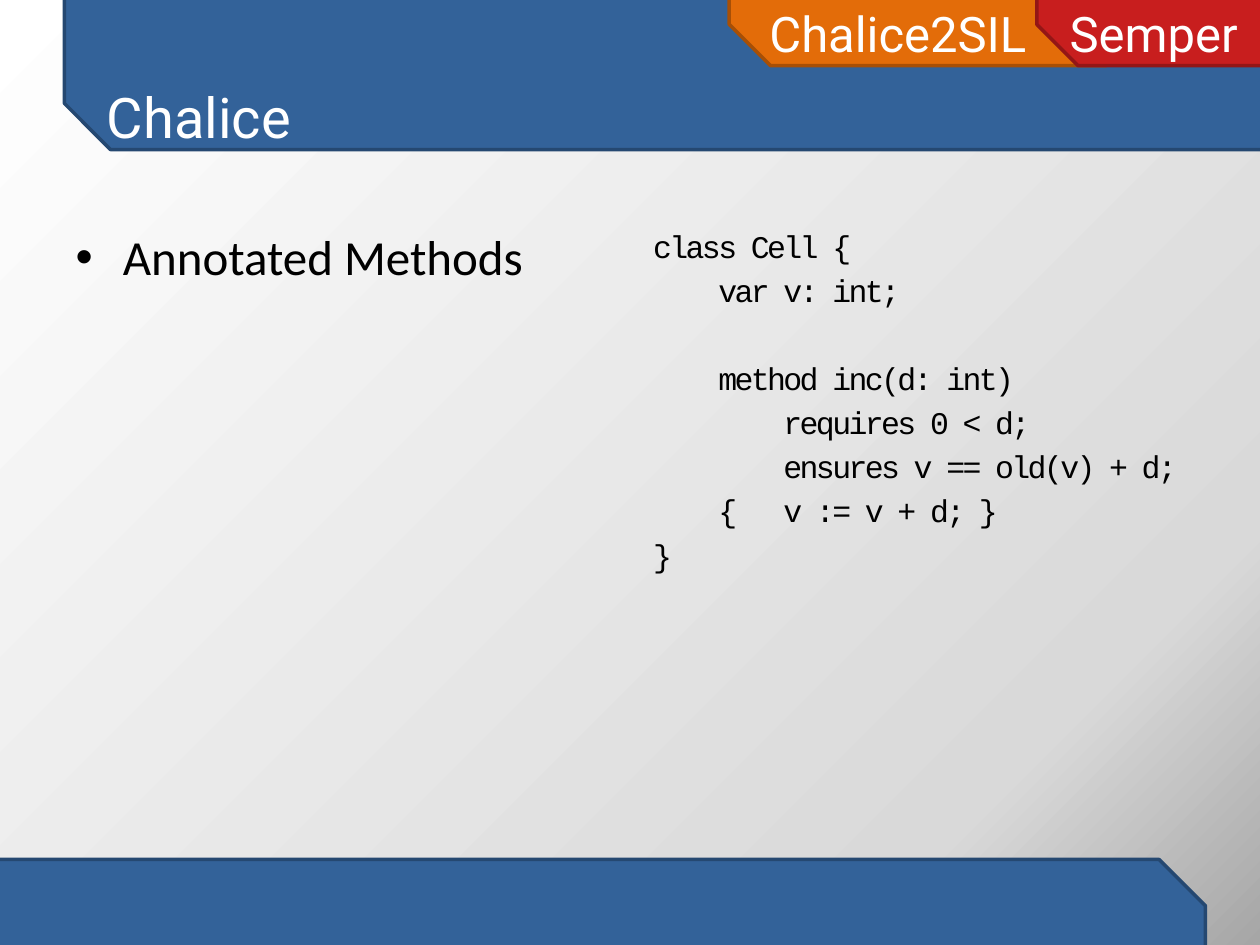
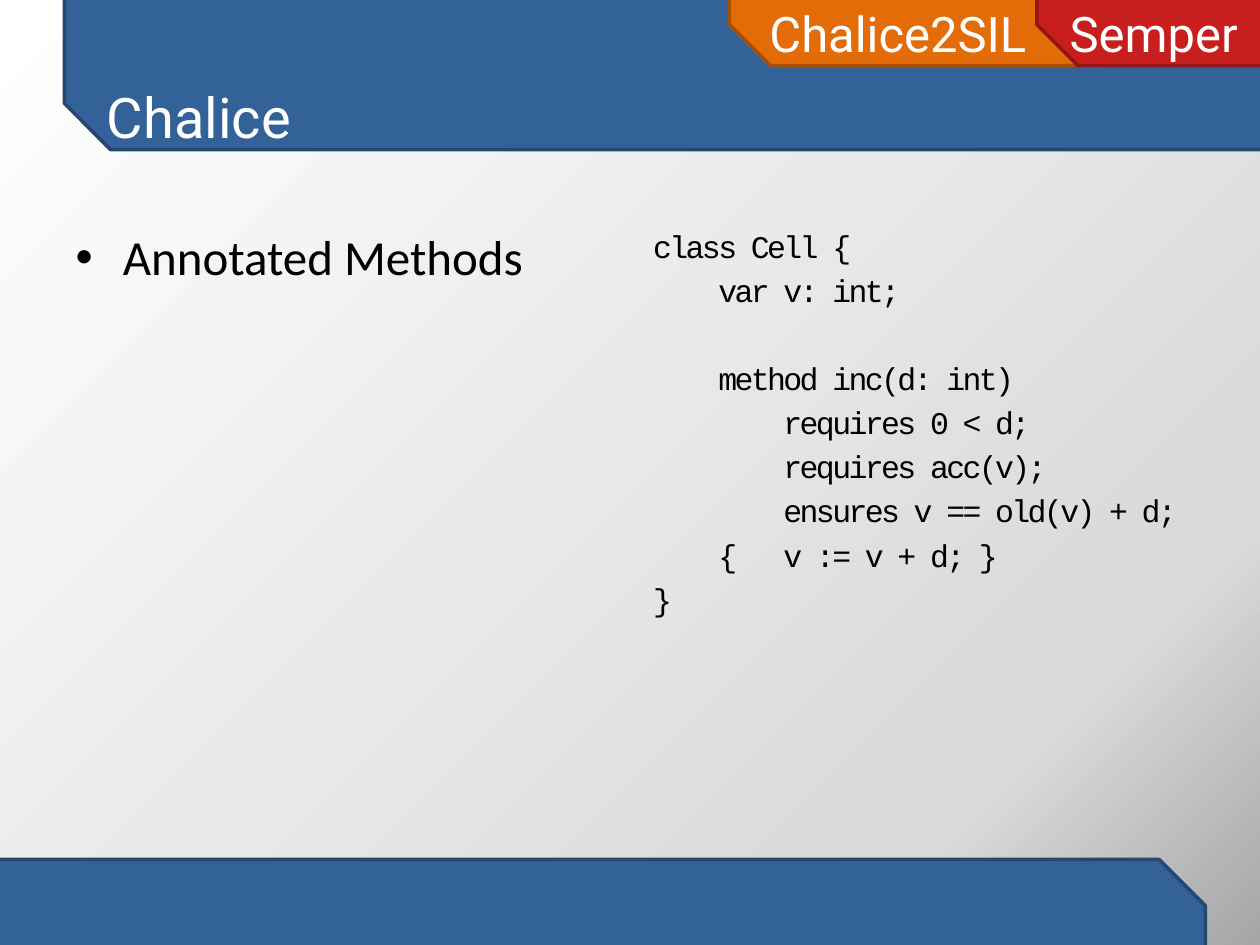
Before and after one commit to viperproject/chalice2silver, a slide deck: slide 4 of chalice2sil/doc/initial-project-presentation.pptx. Drawn at 1260x945 pixels with LibreOffice and Linux fonts; fonts in the diff are those of the drawing. Boxes give left, top, right and bottom in pixels: in the first picture for what was removed or moved away, otherwise in the second. Text is boxed around its words. In the diff, an @@ line names an element or a change of style, - is before the commit and + after.

```diff
--- a/chalice2sil/doc/initial-project-presentation.pptx
+++ b/chalice2sil/doc/initial-project-presentation.pptx
@@ text at [783, 456, 1047, 485]: paragraph added @@
+requires acc(v);
```
Also in this commit, not shown: 1 other file.
